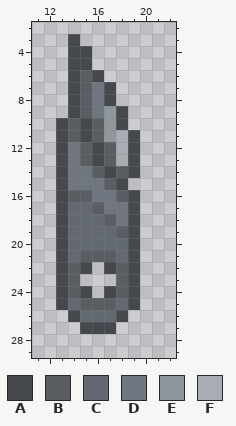
Edited in one commit: pixel-art sprite (Resources/Textures/_Impstation/Objects/Weapons/Melee/tailorsknife.rsi/icon.png). Above: the version before the commit.
The file is 32x32 pixels. Shown: x 11..22, y 2..29.
Palette (. is transparent): A #45494d  B #595e63  C #636970  D #70767f  E #8f979d  F #a8acb3
Pixels before, first column x 13:
 3 .A.....
 4 .AA....
 5 .AA....
 6 .ABA...
 7 .ABDA..
 8 .ABDA..
 9 .ABDEA.
10 ABABEA.
11 ABABEFA
12 ADBABFA
13 ADBABFA
14 ADDBABA
15 ADDDBA.
16 ABBDDBA
17 ACCBDDA
18 ACCCBDA
19 ACCCCBA
20 ACCCCCA
21 ACBBBCA
22 ABA.ABA
23 AB...BA
24 ABA.ABA
25 ACBBBCA
26 .ACCCA.
27 ..AAA..
The same view after the edit:
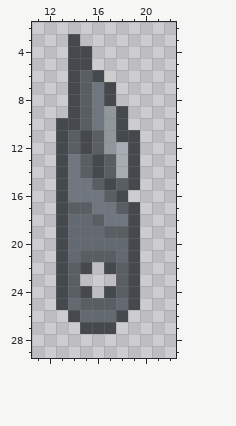
Commit: less box cutter (going to bed zzz)
Difference:
y 10: x 14..16 BAB -> ABD
y 11: x 18 F -> A
y 12: x 14..17 DBAB -> BABE
y 14: x 15..18 DBAB -> BABF
y 15: x 16..19 DBA. -> BABA
y 16: x 14..15 BB -> DD; x 17..19 DBA -> BA.
y 17: x 14..16 CCB -> BBD; x 18 D -> B
y 18: x 16..17 CB -> BD
y 19: x 17 C -> B
Pixel boxes of the changes (left, top, right, bottom) in both pictures:
changed: (68, 118, 140, 238)
